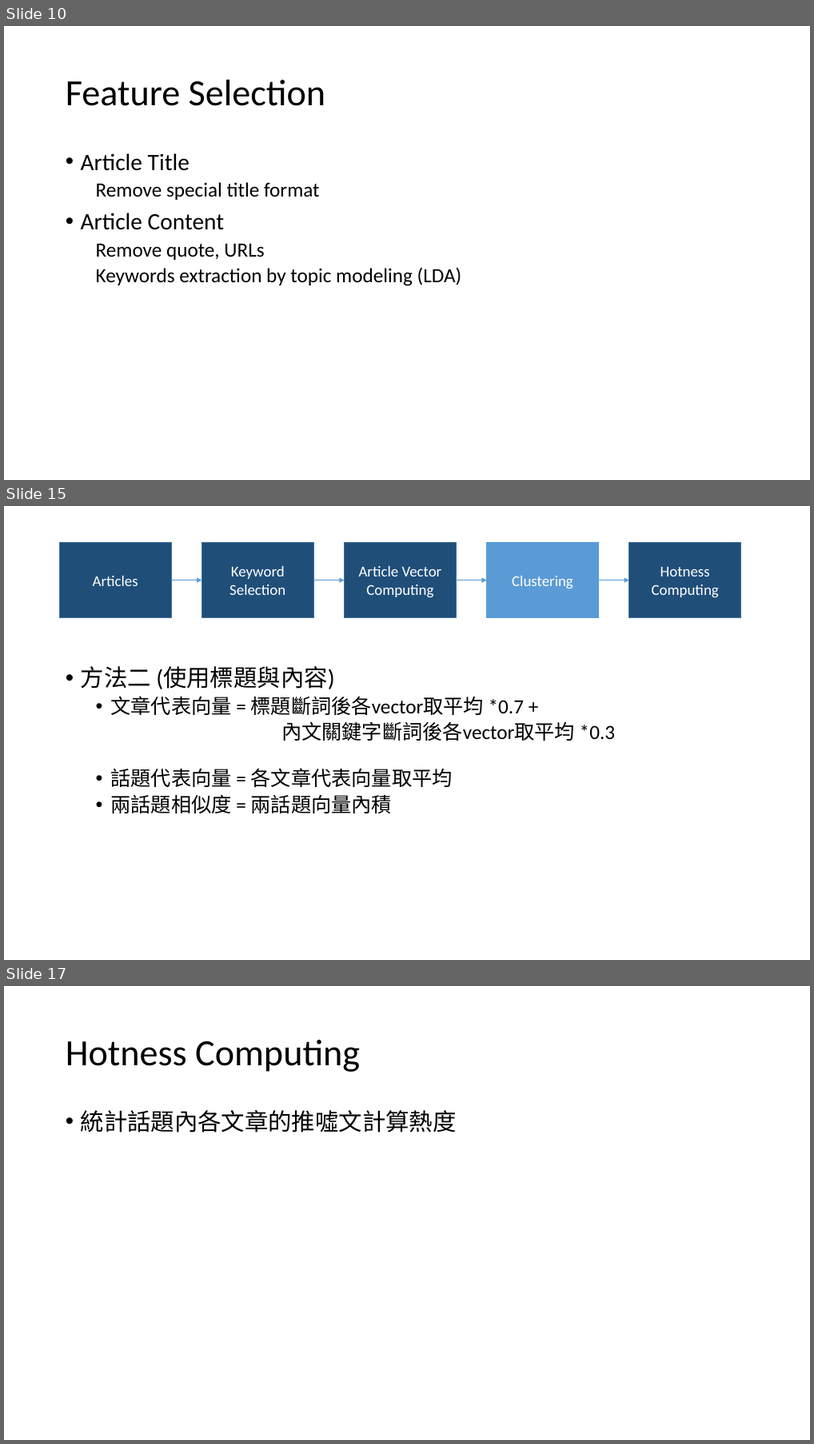
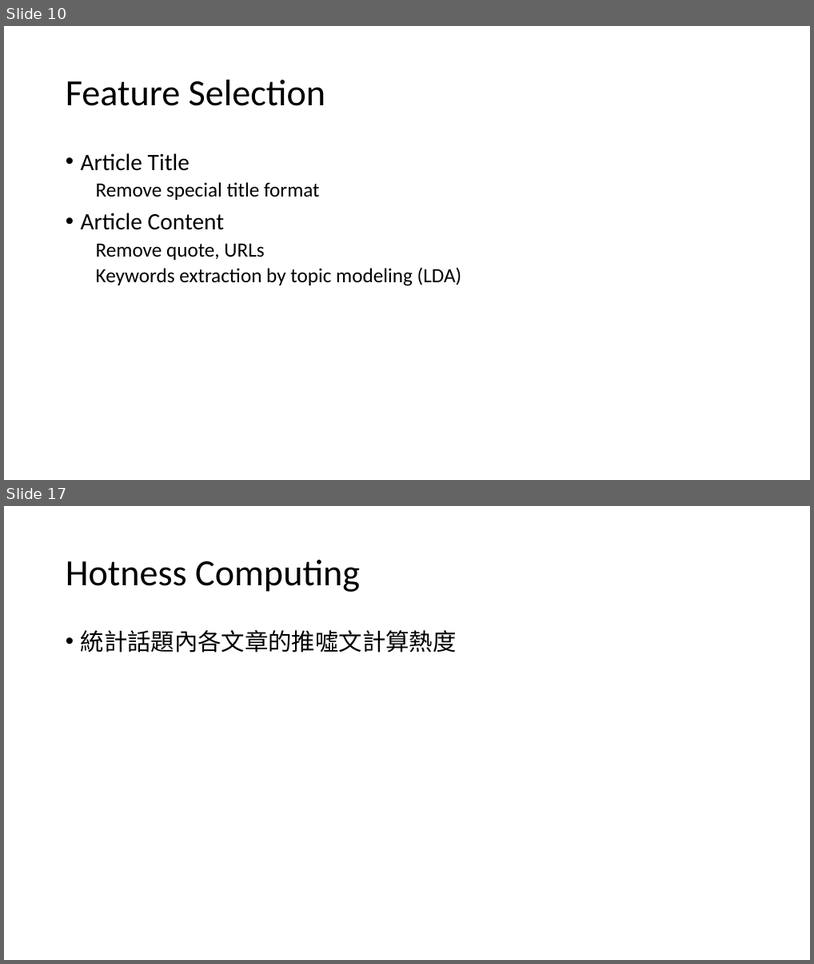
Before and after one commit to ZhongTing/HotTopicDetection, a slide deck: Hot-Topic-Detection.pptx. Shown one above the other, each under a label of ours: slides 10, 15 and 17 before the commit, slides 10 and 17 after it; the slides between them are not shown. The pictures are 814x1444 and 814x964 pixels, drawn with LibreOffice and Linux fonts; fonts in the diff are those of the drawing. Boxes give left, top, right and bottom in pixels: in the first picture for what was removed or moved away, otherwise in the second. Text is boxed around its words. In the diff, an @@ line names an element or a change of style, - is before the commit and + after.

```diff
--- a/Hot-Topic-Detection.pptx
+++ b/Hot-Topic-Detection.pptx
@@ slide 15 removed at [4,506,810,960], background #FFFFFF @@
@@ rectangle removed at [60,542,171,618] @@
-Articles
@@ rectangle removed at [202,542,314,618] @@
-Keyword
-Selection
@@ rectangle removed at [345,542,457,618] @@
-Article Vector
-Computing
@@ rectangle removed at [487,542,599,618] @@
-Clustering
@@ rectangle removed at [630,542,742,618] @@
-Hotness Computing
@@ arrow removed from (171, 580) to (202, 580) @@
@@ arrow removed from (314, 580) to (345, 580) @@
@@ arrow removed from (457, 580) to (487, 580) @@
@@ arrow removed from (598, 580) to (630, 580) @@
@@ text removed at [81,666,615,813] @@
-• 方法二 (使用標題與內容)
-  • 文章代表向量 = 標題斷詞後各vector取平均 *0.7 +
-  內文關鍵字斷詞後各vector取平均 *0.3
-  • 話題代表向量 = 各文章代表向量取平均
-  • 兩話題相似度 = 兩話題向量內積
```
Also in this commit, not shown: 5 slides changed, 1 slide added, 5 other files.
